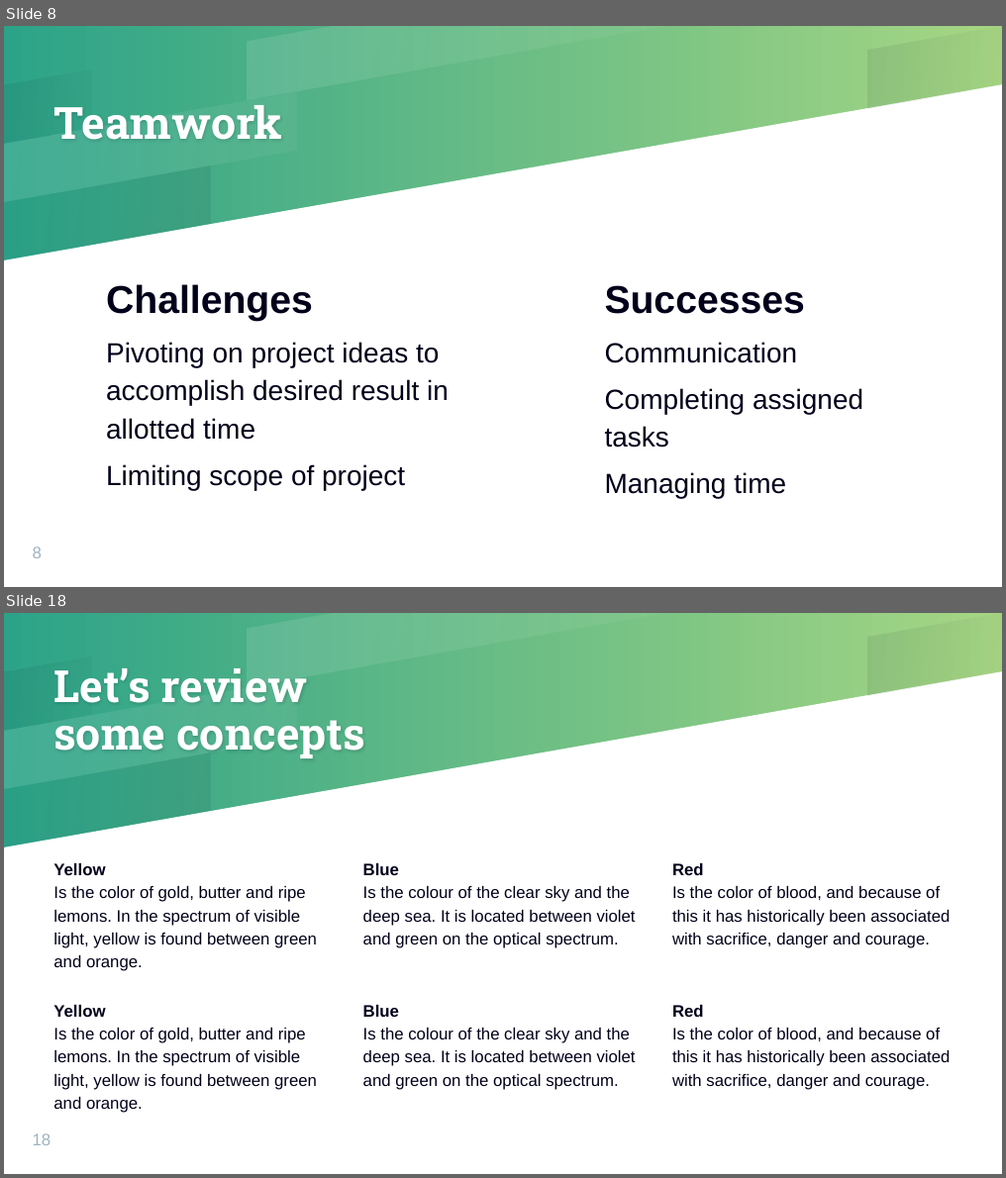
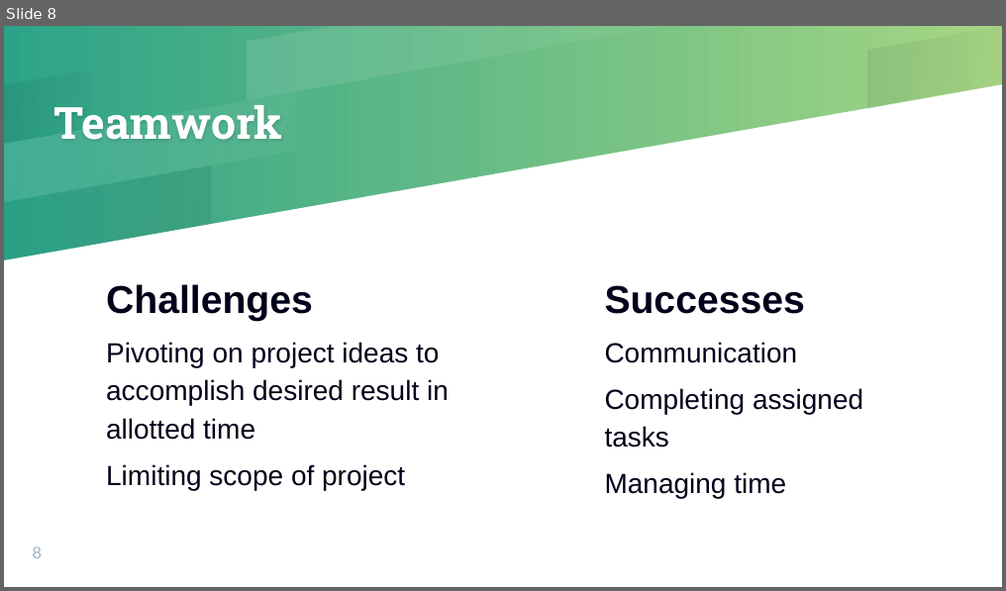
Before and after one commit to Challett1129/Group1-Project, a slide deck: assets/Presentation/Group-1-Presentation-Slides v3.pptx. Shown one above the other, each under a label of ours: slides 8 and 18 before the commit, slide 8 after it; the slides between them are not shown. The pictures are 1006x1178 and 1006x591 pixels, drawn with LibreOffice and Linux fonts; fonts in the diff are those of the drawing. Boxes give left, top, right and bottom in pixels: in the first picture for what was removed or moved away, otherwise in the second. Text is boxed around its words. In the diff, an @@ line names an element or a change of style, - is before the commit and + after.

```diff
--- a/assets/Presentation/Group-1-Presentation-Slides v3.pptx
+++ b/assets/Presentation/Group-1-Presentation-Slides v3.pptx
@@ slide 18 removed at [4, 613, 1002, 1174], background gradient #2CA388 to #A6D683; not listed: 6 template elements that a slide beside it also shows @@
@@ title removed at [54, 668, 365, 759] @@
-Let’s review
-some concepts
@@ text removed at [54, 863, 317, 971] @@
-Yellow
-Is the color of gold, butter and ripe lemons. In the spectrum of visible light, yellow is found between green and orange.
@@ text removed at [363, 863, 636, 949] @@
-Blue
-Is the colour of the clear sky and the deep sea. It is located between violet and green on the optical spectrum.
@@ text removed at [672, 863, 949, 949] @@
-Red
-Is the color of blood, and because of this it has historically been associated with sacrifice, danger and courage.
@@ text removed at [54, 1005, 317, 1113] @@
-Yellow
-Is the color of gold, butter and ripe lemons. In the spectrum of visible light, yellow is found between green and orange.
@@ text removed at [363, 1005, 636, 1090] @@
-Blue
-Is the colour of the clear sky and the deep sea. It is located between violet and green on the optical spectrum.
@@ text removed at [672, 1005, 949, 1090] @@
-Red
-Is the color of blood, and because of this it has historically been associated with sacrifice, danger and courage.
@@ page number removed at [33, 1134, 52, 1146] @@
-18
```
Also in this commit, not shown: 3 slides changed, 3 slides added, 29 other slides removed.
